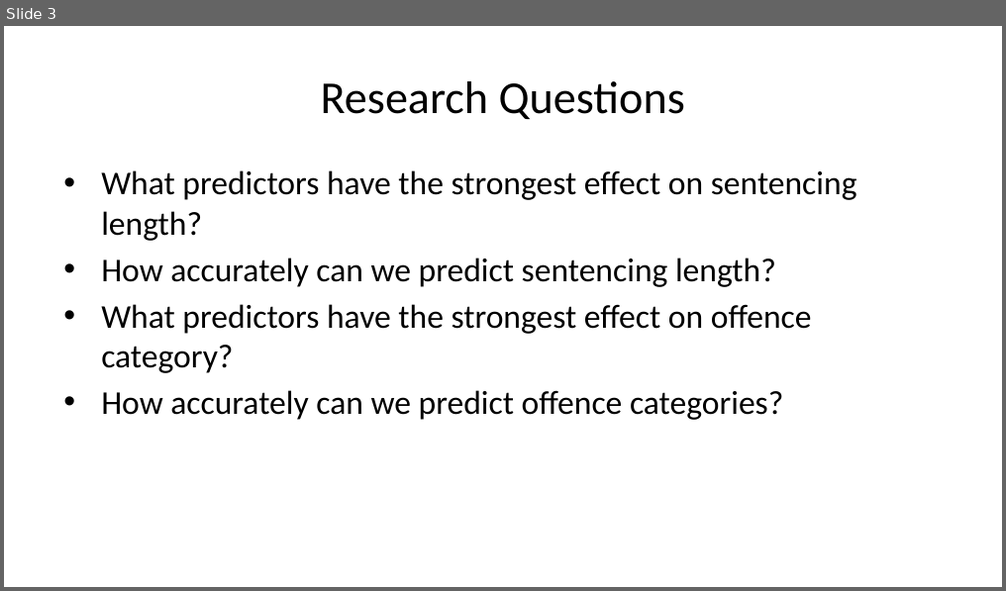
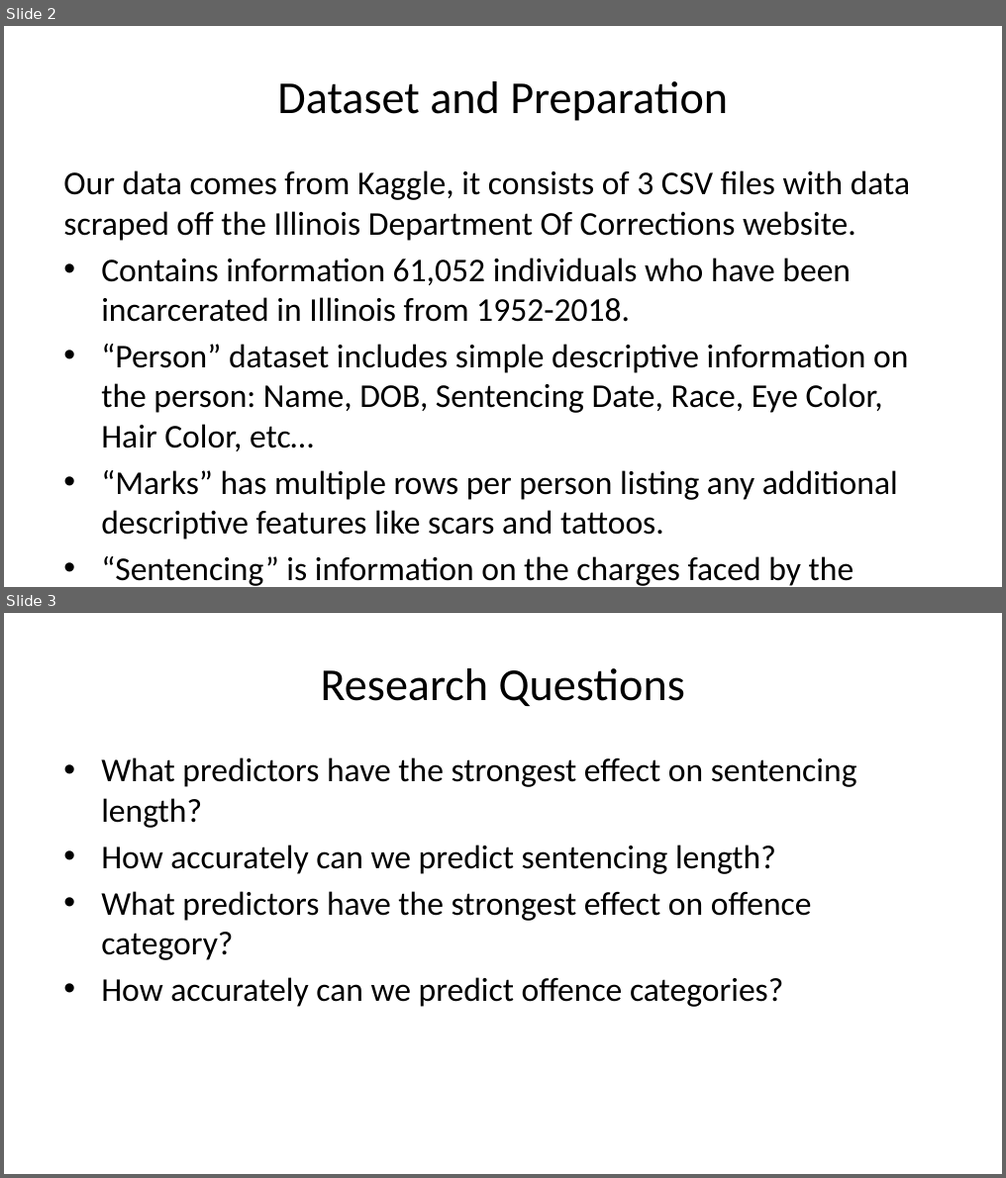
Before and after one commit to dsci445-csu/project-5, a slide deck: Presentation/Presentation.pptx. Shown one above the other, each under a label of ours: slide 3 before the commit, slides 2 and 3 after it. The pictures are 1006x591 and 1006x1178 pixels, drawn with LibreOffice and Linux fonts; fonts in the diff are those of the drawing. Boxes give left, top, right and bottom in pixels: in the first picture for what was removed or moved away, otherwise in the second. Text is boxed around its words. In the diff, an @@ line names an element or a change of style, - is before the commit and + after.

```diff
--- a/Presentation/Presentation.pptx
+++ b/Presentation/Presentation.pptx
@@ slide 2 added at bbox=[4, 26, 1002, 587], background #FFFFFF @@
@@ title added at bbox=[277, 81, 728, 121], 33 pt, text #000000 @@
+Dataset and Preparation
@@ text added at bbox=[63, 171, 910, 586], 24 pt, text #000000 @@
+Our data comes from Kaggle, it consists of 3 CSV files with data scraped off the Illinois Department Of Corrections website.
+• Contains information 61,052 individuals who have been incarcerated in Illinois from 1952-2018.
+• “Person” dataset includes simple descriptive information on the person: Name, DOB, Sentencing Date, Race, Eye Color, Hair Color, etc…
+• “Marks” has multiple rows per person listing any additional descriptive features like scars and tattoos.
+• “Sentencing” is information on the charges faced by the individual, the crime categorized by Illinois’ felony classes, and our response variable, sentencing time.
```
Also in this commit, not shown: 3 slides changed, 4 other slides added, 3 slides removed, 1 other file.
